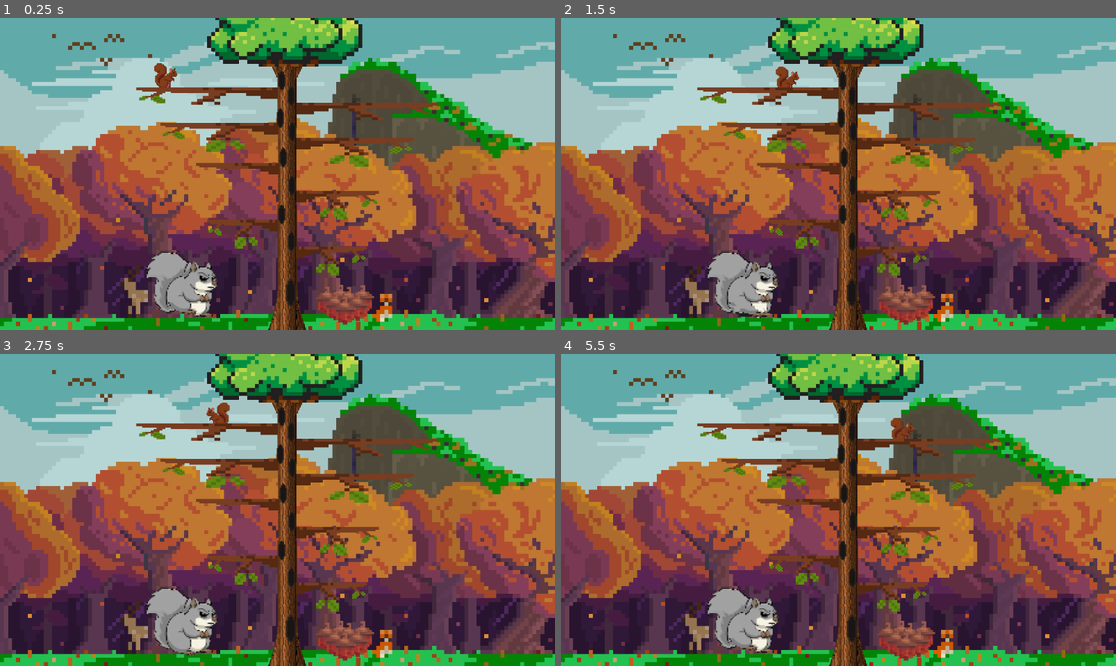
Above: before the commit, frames 1-4 (two rows, left to right).
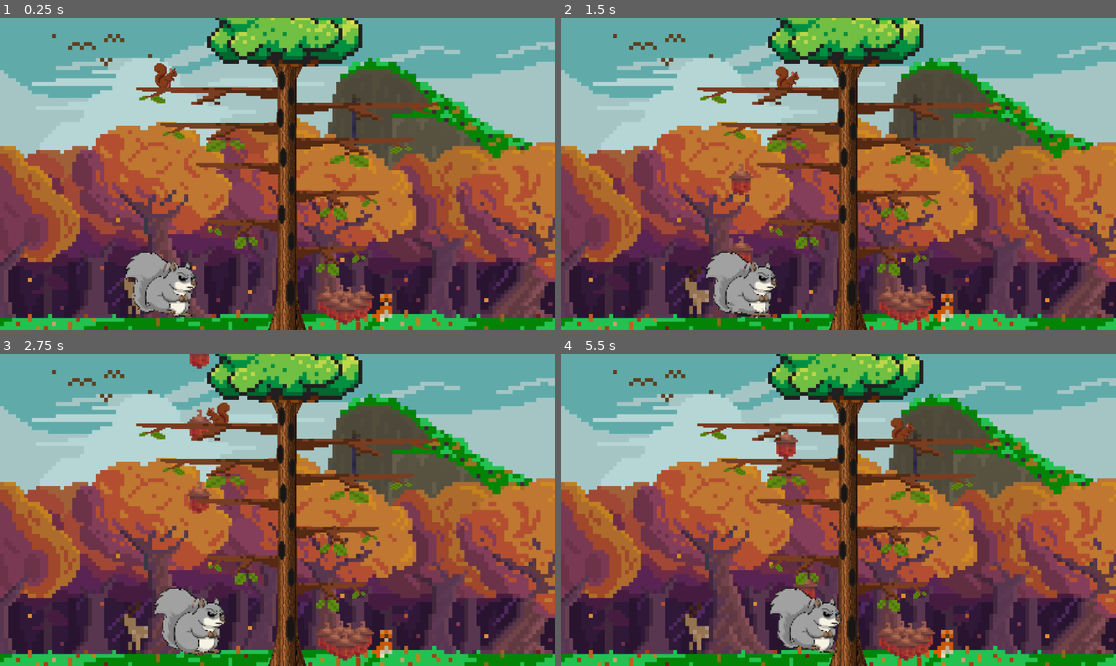
Above: after the commit, the same moments.

Repository: Ike-l/Something-Nutty
Game: Godot game, scene res://scenes/environment.tscn
Two runs of this game, one before a commit and one after it. Both use one fixed random seed, a clock stepped at 60 frames per second and the inputs below.
Inputs:
- Up to frame 1 (0.25 s): no input
- Up to frame 2 (1.5 s): tap Enter (ui_accept) at 0.5, 0.77 s; hold D (move_right) from 0.53 s (still down); tap F (launch_acorn) at 0.6, 1.35 s
- Up to frame 3 (2.75 s): tap Enter (ui_accept) at 1.52 s; release D (move_right) at 2.03 s; hold L (move_left) from 2.03 s (still down); tap F (launch_acorn) at 2.1 s
- Up to frame 4 (5.5 s): release L (move_left) at 2.78 s; hold D (move_right) 2.78-4.28 s; tap F (launch_acorn) every 0.75 s from 2.85 to 5.1 s; tap Enter (ui_accept) at 3.02, 3.77, 4.52 s; hold L (move_left) 4.28-5.03 s; hold D (move_right) from 5.03 s (still down)

The runs differ from the first frame. In frame 1, 2.2% of the frame differs, in the area x 22-40%, y 74-96%; in frame 2, 1.0%; in frame 3, 2.0%; in frame 4, 4.1%, in the area x 26-51%, y 24-96%.
Error before the commit: Parse Error: Function "play()" not found in base self. (res://scripts/dave.gd:38)

Commit message:
targeted

Diff:
--- a/scenes/environment.tscn
+++ b/scenes/environment.tscn
@@ -1,8 +1,8 @@
-[gd_scene load_steps=37 format=3 uid="uid://de1abd0ch6wpt"]
+[gd_scene load_steps=38 format=3 uid="uid://de1abd0ch6wpt"]
 
 [ext_resource type="Script" uid="uid://cxn8rtjg71wse" path="res://scripts/environment.gd" id="1_d5dl1"]
 [ext_resource type="PackedScene" uid="uid://nn3cxg8w23s7" path="res://scenes/Sir Nut.tscn" id="2_fm4en"]
-[ext_resource type="PackedScene" uid="uid://binuyqm458jt6" path="res://scenes/tree.tscn" id="3_d5dl1"]
+[ext_resource type="PackedScene" uid="uid://binuyqm458jt6" path="res://scenes/Tree.tscn" id="3_d5dl1"]
 [ext_resource type="PackedScene" uid="uid://bievc6vxo4bh7" path="res://scenes/nut.tscn" id="3_f0uwl"]
 [ext_resource type="Script" uid="uid://gjogryhtjxsk" path="res://Trunk.gd" id="4_hlc4h"]
 [ext_resource type="Texture2D" uid="uid://b3u2rrelsa7d" path="res://assets/NutPile.png" id="7_oqnwj"]
@@ -331,6 +331,7 @@
 shape = SubResource("CircleShape2D_om7ee")
 
 [node name="Dave" type="Node2D" parent="."]
+z_index = 6
 position = Vector2(437, 599)
 
 [node name="Dave" type="CharacterBody2D" parent="Dave"]
@@ -352,6 +353,7 @@
 scale = Vector2(0.25, 0.25)
 
 [node name="Timer" type="Timer" parent="Dave"]
+wait_time = 0.2
 autostart = true
 
 [node name="CanvasLayer" type="CanvasLayer" parent="."]
--- a/scripts/dave.gd
+++ b/scripts/dave.gd
@@ -17,6 +17,7 @@
 	animated_dave = get_node("AnimatedDave")
 	curr_state = animated_dave.curr_state
 	screen_size = get_viewport_rect().size
+
 	if rng.randf() <0.5:
 		speed *= -1 #left
 
@@ -25,23 +26,33 @@
 func _physics_process(delta):
 	var velocity = Vector2.ZERO
 	if curr_state == state.moving:
-		if position.x <= 0 and speed <0:
+		#if position.x <= 0 and speed <0:
+			#speed *= -1
+			#animated_dave.play("WalkRight")
+		#elif position.x > screen_size.x and speed > 0:
+			#speed *= -1
+			#animated_dave.play("WalkLeft")
+			##velocity.x = speed
+		var direction = $"../../SirNut".find_child("Sir Nut").global_position.x - global_position.x
+		if direction == 0:
+			print()
+		elif direction > 0:
+			velocity.x = speed * delta
+		else:
+			velocity.x = -speed * delta
+		# (player.x - position.x)
+
+		if (position + velocity).x < -137:
 			speed *= -1
 			animated_dave.play("WalkRight")
-		elif position.x > screen_size.x and speed > 0:
+		elif (position + velocity).x > 500:
 			speed *= -1
 			animated_dave.play("WalkLeft")
-			#velocity.x = speed
 
-		if (position + Vector2(speed*delta, 0)).x < -137:
-			speed *= -1
-			self.play("WalkRight")
-		elif (position + Vector2(speed*delta, 0)).x > 500:
-			speed *= -1
-			self.play("WalkLeft")
+		position += velocity
 
-		position += Vector2(speed*delta, 0)
-	animated_dave.flip_h = speed < 0
+
+	animated_dave.flip_h = velocity.x < 0
 
 
 func fire_nut():
@@ -52,11 +63,6 @@
 		print(curr_state)
 
 func _on_timer_timeout() -> void:
-	var rand_num = rng.randi_range(0, 2)
-	if rand_num == 0:
-		curr_state = state.moving
-	elif rand_num == 1:
-		curr_state = state.idle
-	elif rand_num == 2:
-		curr_state = state.throwing
+	curr_state = [state.moving, state.idle, state.throwing][rng.rand_weighted([1, 0.1, 2])]
+	if curr_state == state.throwing:
 		fire_nut()
Not shown: 1 places in scenes/environment.tscn that only renumber resources
